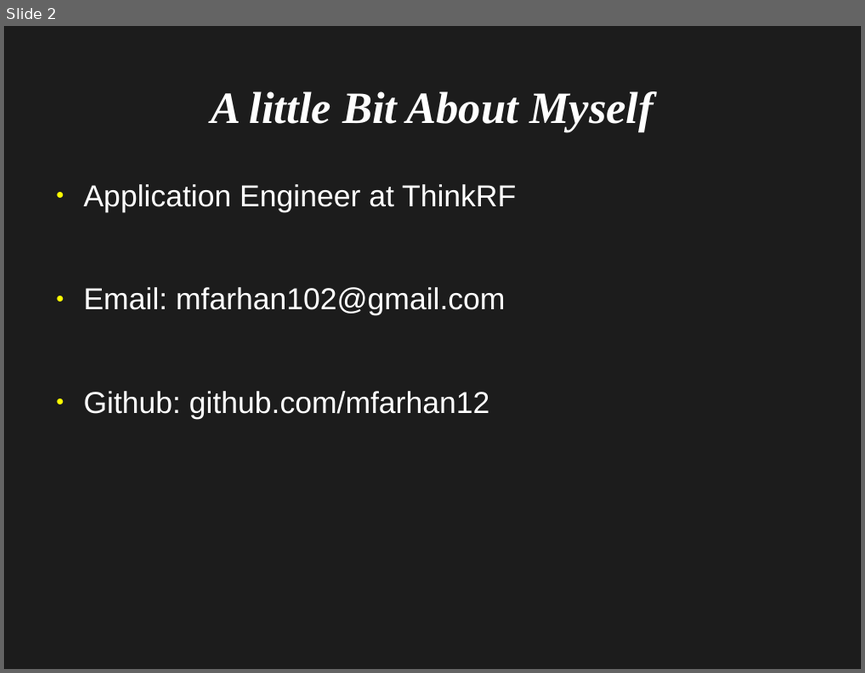
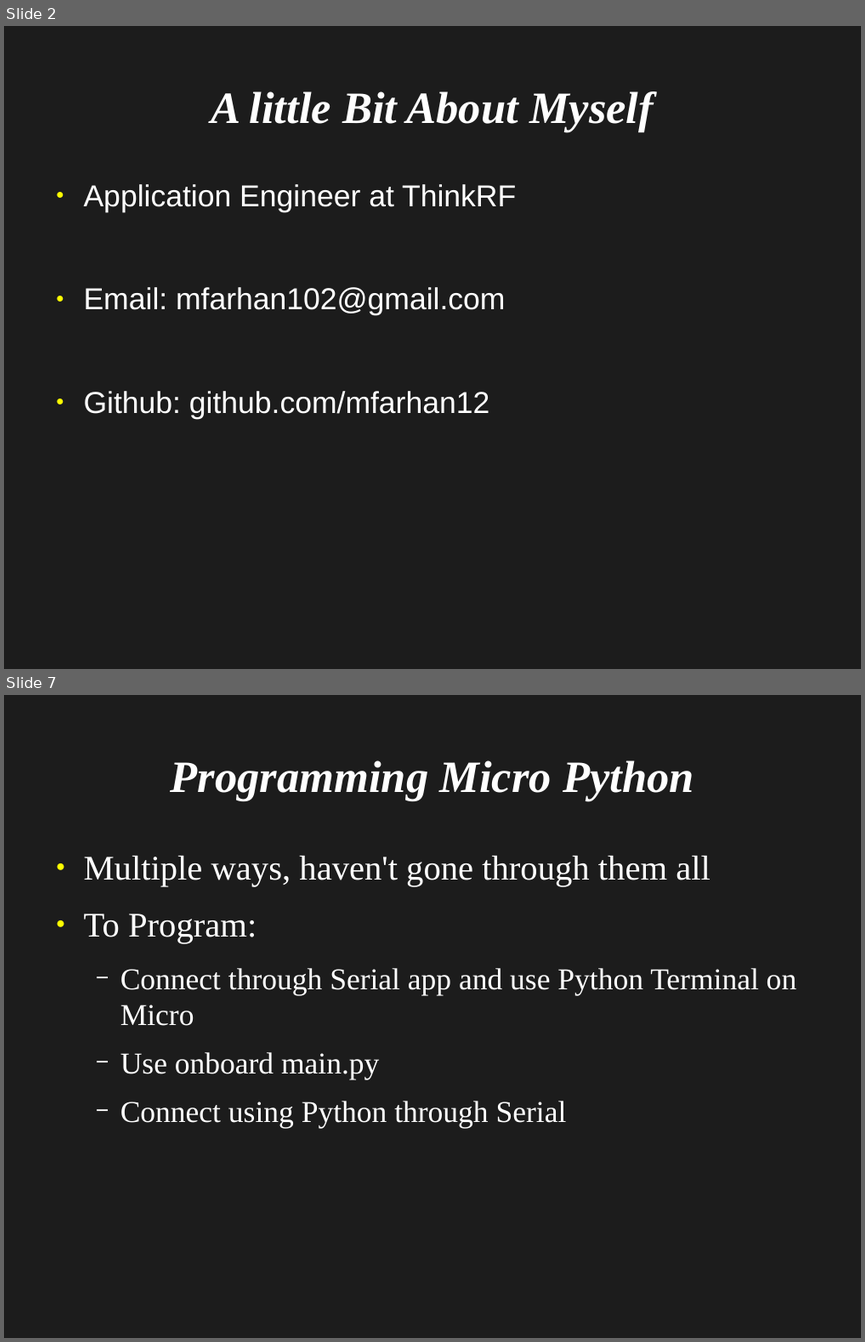
Before and after one commit to mfarhan12/micro-python, a slide deck: Introduction to Micro Python.odp. Shown one above the other, each under a label of ours: slide 2 before the commit, slides 2 and 7 after it; the slides between them are not shown. The pictures are 865x673 and 865x1342 pixels, drawn with LibreOffice and Linux fonts; fonts in the diff are those of the drawing. Boxes give left, top, right and bottom in pixels: in the first picture for what was removed or moved away, otherwise in the second. Text is boxed around its words. In the diff, an @@ line names an element or a change of style, - is before the commit and + after.

```diff
--- a/Introduction to Micro Python.odp
+++ b/Introduction to Micro Python.odp
@@ slide 7 added at (4,695,861,1338), background #1C1C1C @@
@@ title added at (171,760,694,800), 41.4 pt, text #FFFFFF, bold, italic @@
+Programming Micro Python
@@ text added at (84,855,797,1128), 28 pt, text #FFFFFF @@
+● Multiple ways, haven't gone through them all
+● To Program:
+  − Connect through Serial app and use Python Terminal on Micro
+  − Use onboard main.py
+  − Connect using Python through Serial
```
Also in this commit, not shown: 2 slides changed, 3 other slides added.
